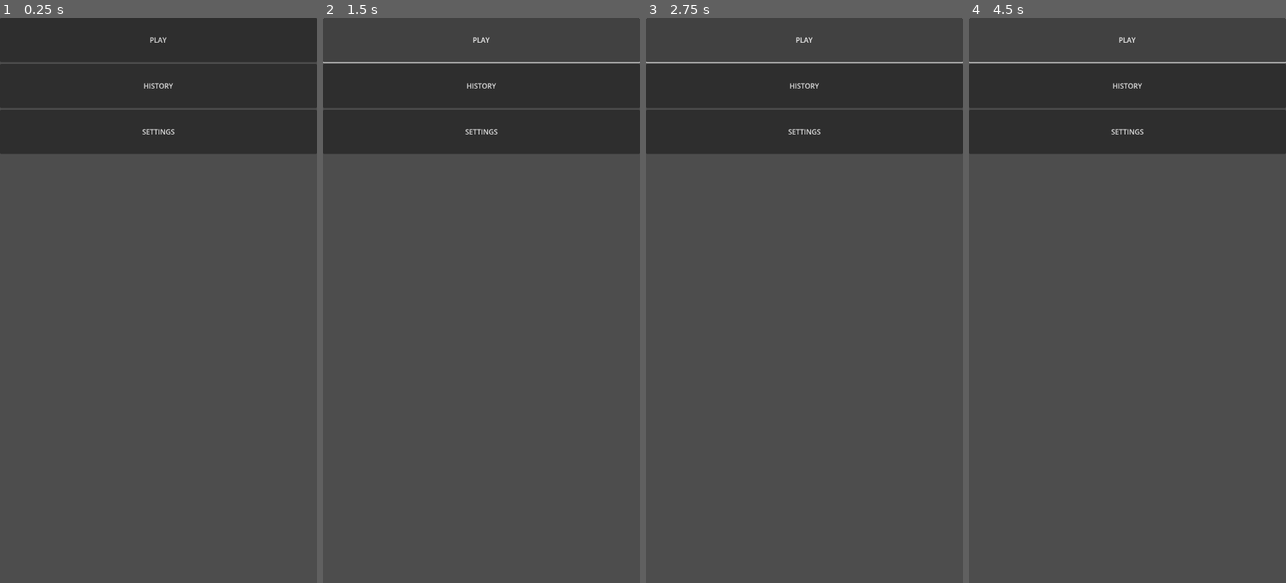
Above: before the commit, frames 1-4 (left to right).
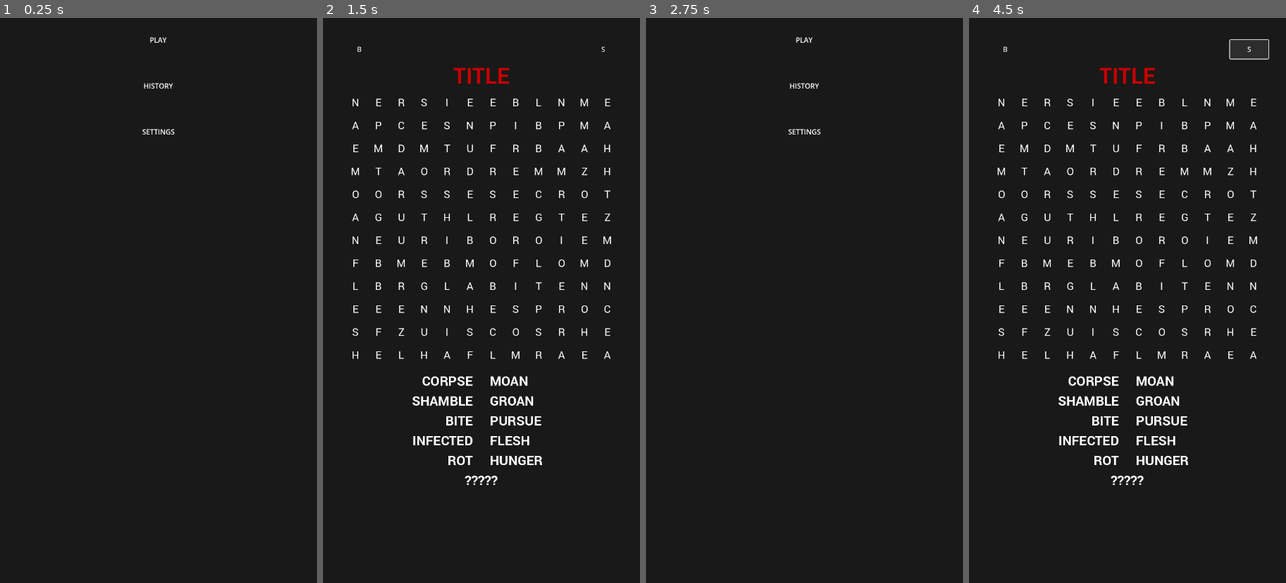
Above: after the commit, the same moments.

Repository: BreadCrowns/dailyWordSearchGodot
Game: Godot game, scene res://scenes/MainMenu.tscn
The game is run twice, just before and just after one commit, with the same random seed, the same clock (stepped at 60 frames per second) and the same inputs.
Inputs (mouse positions are in pixels of both pictures, inside the frame that each line leads up to):
- Up to frame 1 (0.25 s): no input
- Up to frame 2 (1.5 s): click "PLAY" at 0.5 s; click (481, 40) at 1.25 s, where only the run before the commit has a clickable "PLAY"
- Up to frame 3 (2.75 s): click (684, 51) at 2 s, where only the run after the commit has a clickable "B"
- Up to frame 4 (4.5 s): click "PLAY" at 2.75 s; click (1127, 85) at 3.5 s, where only the run before the commit has a clickable "HISTORY"; click (1247, 51) at 4.25 s, where only the run after the commit has a clickable "S"

The runs differ from the first frame. In frame 1, 77% of the frame differs, in the area x 0-100%, y 0-100%; in frame 2, 85%; in frame 3, 84%; in frame 4, 84%.
Error before the commit: Parse Error: Identifier "ThemeConfig" not declared in the current scope. (res://scripts/PuzzleScreen.gd:48)

Commit message:
Add ThemeConfig and fix PuzzleScreen references

Diff:
--- a/dailywordsearch/scripts/PuzzleScreen.gd
+++ b/dailywordsearch/scripts/PuzzleScreen.gd
@@ -4,6 +4,7 @@
 @onready var grid = $MarginContainer/VBoxContainer/MarginContainer/AspectRatioContainer/GridContainer
 @onready var line_layer = $MarginContainer/VBoxContainer/MarginContainer/AspectRatioContainer/LineLayer
 @onready var back_button = $MarginContainer/VBoxContainer/HBoxContainer/back_button
+@onready var title_label = $MarginContainer/VBoxContainer/title
 @onready var word_list_col1 = [
 	$MarginContainer/VBoxContainer/word_list_container/word_columns/left_column/word_label_left_0,
 	$MarginContainer/VBoxContainer/word_list_container/word_columns/left_column/word_label_left_1,
--- /dev/null
+++ b/dailywordsearch/scripts/ThemeConfig.gd
@@ -0,0 +1,12 @@
+extends Node
+class_name ThemeConfig
+
+# Colors used throughout the UI
+const BG_COLOR       : Color = Color(0.1, 0.1, 0.1)
+const LETTER_COLOR   : Color = Color(1, 1, 1)
+const LINE_COLOR     : Color = Color(0.8, 0.2, 0.2)
+
+# Font resource paths
+const TITLE_FONT_PATH = "res://fonts/Roboto-Bold.ttf"
+const GRID_FONT_PATH  = "res://fonts/Roboto-Regular.ttf"
+const WORD_FONT_PATH  = "res://fonts/Roboto-Bold.ttf"
